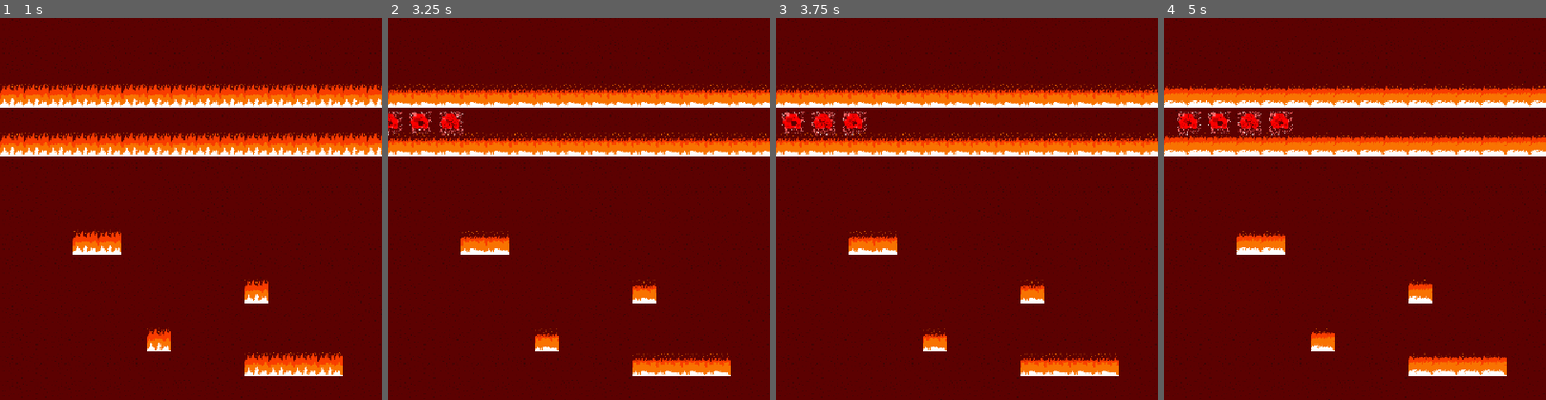
Above: before the commit, frames 1-4 (left to right).
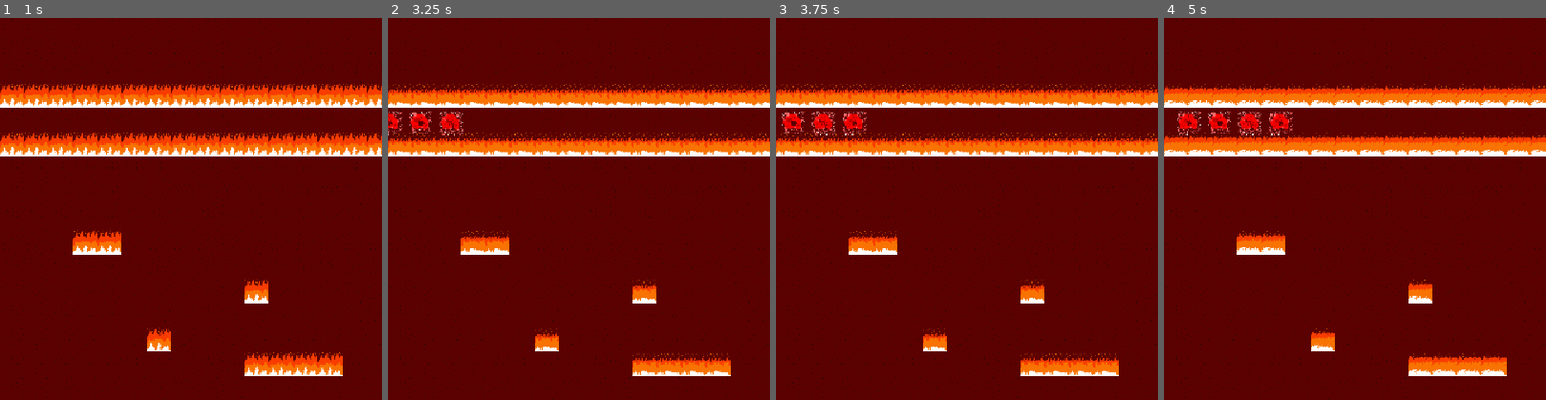
Above: after the commit, the same moments.

Repository: marist-spc/Retro-Tower-Defense
Game: Godot game, scene res://firewall.tscn
Same seed, same stepped clock (60 frames per second), same inputs: the game is played once before the commit and once after it.
Inputs:
- Up to frame 1 (1 s): no input
- Up to frame 2 (3.25 s): no input
- Up to frame 3 (3.75 s): no input
- Up to frame 4 (5 s): no input
The pictures show only the part of the screen within x 0-50%, y 40-90%; the shares and areas given below are measured in that part.

Frame 1 is identical in both runs. In frame 2, 0.1% of the frame differs, in the area x 0-20%, y 24-31%; in frame 3, 0.1%; in frame 4, 0.3%, in the area x 6-34%, y 24-31%.

Commit message:
created changable waves and enemies disappear after  reaching end of path

Diff:
--- a/retro-td/endpoint.tscn
+++ b/retro-td/endpoint.tscn
@@ -46,6 +46,7 @@
 
 [node name="endpoint" type="Area2D" unique_id=935857843]
 scale = Vector2(0.8, 0.8)
+collision_mask = 2
 
 [node name="CollisionShape2D" type="CollisionShape2D" parent="." unique_id=1288031808]
 position = Vector2(9.5, 0)
--- a/retro-td/firewall.tscn
+++ b/retro-td/firewall.tscn
@@ -33,7 +33,7 @@
 
 [sub_resource type="Curve2D" id="Curve2D_nlcc7"]
 _data = {
-"points": PackedVector2Array(0, 0, 0, 0, -7, 533, 0, 0, 0, 0, 1006, 531)
+"points": PackedVector2Array(0, 0, 0, 0, -7, 533, 0, 0, 0, 0, 1037, 534)
 }
 point_count = 2
 
@@ -52,7 +52,7 @@
 
 [node name="PathFollow2D" type="PathFollow2D" parent="Path2D" unique_id=108740713]
 position = Vector2(-7, 533)
-rotation = -0.001974331
+rotation = 0.00095785415
 
 [node name="Hud" parent="." unique_id=1658330229 instance=ExtResource("3_ue4l0")]
 
@@ -65,6 +65,5 @@
 
 [node name="endpoint" parent="." unique_id=935857843 instance=ExtResource("6_gcfbm")]
 position = Vector2(988, 532)
-scale = Vector2(0.8, 0.8)
 
 [connection signal="timeout" from="SpawnTimer" to="WaveList" method="_on_spawn_timer_timeout"]
--- a/retro-td/main.tscn
+++ b/retro-td/main.tscn
@@ -2,6 +2,7 @@
 
 [ext_resource type="Texture2D" uid="uid://c3blkrrsf7jkv" path="res://tile_sheet_128px_by_128px.png" id="1_ig7tw"]
 [ext_resource type="PackedScene" uid="uid://vndciyfldo0l" path="res://wave_list.tscn" id="2_0xm2m"]
+[ext_resource type="PackedScene" uid="uid://31vsekqt52ig" path="res://endpoint.tscn" id="3_h2yge"]
 
 [sub_resource type="TileSetAtlasSource" id="TileSetAtlasSource_0xm2m"]
 texture = ExtResource("1_ig7tw")
@@ -17,7 +18,7 @@
 
 [sub_resource type="Curve2D" id="Curve2D_ig7tw"]
 _data = {
-"points": PackedVector2Array(0, 0, 0, 0, 0, 144, 0, 0, 0, 0, …(293 unchanged characters)… 09, 0, 0, 0, 0, 496, 910, 0, 0, 0, 0, 495, 1015)
+"points": PackedVector2Array(0, 0, 0, 0, 0, 144, 0, 0, 0, 0, …(293 unchanged characters)… 09, 0, 0, 0, 0, 496, 910, 0, 0, 0, 0, 496, 1035)
 }
 point_count = 17
 
@@ -35,3 +36,11 @@
 
 [node name="WaveList" parent="." unique_id=2102804863 node_paths=PackedStringArray("pathAssign") instance=ExtResource("2_0xm2m")]
 pathAssign = NodePath("../TileMapLayer/Path2D/PathFollow2D")
+
+[node name="endpoint" parent="." unique_id=935857843 instance=ExtResource("3_h2yge")]
+position = Vector2(495.99997, 987.99994)
+rotation = 1.5686346
+
+[node name="SpawnTimer" type="Timer" parent="." unique_id=2072539767]
+
+[connection signal="timeout" from="SpawnTimer" to="WaveList" method="_on_spawn_timer_timeout"]
--- a/retro-td/motherboard.tscn
+++ b/retro-td/motherboard.tscn
@@ -3,6 +3,7 @@
 [ext_resource type="Texture2D" uid="uid://cseqdcnw640f6" path="res://Motherboard_tiles (1).png" id="1_ts5x4"]
 [ext_resource type="PackedScene" uid="uid://cx0m8xjqnvq8x" path="res://hud.tscn" id="2_8rlo4"]
 [ext_resource type="PackedScene" uid="uid://vndciyfldo0l" path="res://wave_list.tscn" id="3_n74np"]
+[ext_resource type="PackedScene" uid="uid://31vsekqt52ig" path="res://endpoint.tscn" id="4_w2jd0"]
 
 [sub_resource type="TileSetAtlasSource" id="TileSetAtlasSource_8rlo4"]
 texture = ExtResource("1_ts5x4")
@@ -38,7 +39,7 @@
 
 [sub_resource type="Curve2D" id="Curve2D_ts5x4"]
 _data = {
-"points": PackedVector2Array(0, 0, 0, 0, -1, 942, 0, 0, 0, 0 …(226 unchanged characters)… 40, 0, 0, 0, 0, 788, 141, 0, 0, 0, 0, 1021, 143)
+"points": PackedVector2Array(0, 0, 0, 0, -1, 942, 0, 0, 0, 0 …(226 unchanged characters)… 40, 0, 0, 0, 0, 788, 141, 0, 0, 0, 0, 1045, 143)
 }
 point_count = 14
 
@@ -59,3 +60,10 @@
 
 [node name="WaveList" parent="." unique_id=2102804863 node_paths=PackedStringArray("pathAssign") instance=ExtResource("3_n74np")]
 pathAssign = NodePath("../TileMapLayer/Path2D/PathFollow2D")
+
+[node name="endpoint" parent="." unique_id=935857843 instance=ExtResource("4_w2jd0")]
+position = Vector2(987.99994, 143)
+
+[node name="SpawnTimer" type="Timer" parent="." unique_id=1329883378]
+
+[connection signal="timeout" from="SpawnTimer" to="WaveList" method="_on_spawn_timer_timeout"]
--- a/retro-td/project.godot
+++ b/retro-td/project.godot
@@ -22,6 +22,12 @@
 window/stretch/mode="canvas_items"
 window/stretch/aspect="expand"
 
+[layer_names]
+
+2d_physics/layer_1="world"
+2d_physics/layer_2="enemies"
+2d_physics/layer_3="towers"
+
 [physics]
 
 3d/physics_engine="Jolt Physics"
--- a/retro-td/virus.gd
+++ b/retro-td/virus.gd
@@ -80,3 +80,6 @@
 
 func _on_visible_on_screen_notifier_2d_screen_exited() -> void:
 	queue_free()
+
+func health_zero():
+	pass
--- a/retro-td/virus.tscn
+++ b/retro-td/virus.tscn
@@ -303,6 +303,7 @@
 radius = 14.035668
 
 [node name="Virus" type="CharacterBody2D" unique_id=818495276]
+collision_layer = 2
 script = ExtResource("1_hjiwg")
 
 [node name="AnimatedSprite2D" type="AnimatedSprite2D" parent="." unique_id=355022236]
--- a/retro-td/wave_list.gd
+++ b/retro-td/wave_list.gd
@@ -4,12 +4,19 @@
 
 @export var pathAssign: PathFollow2D
 
-var wave1Array
+var waveNum=1
+
+var wave1Array=[1,1,1,1,1,1,1,2,0]
+var wave2Array=[1,1,2,2,2,3,1,0]
+var wave3Array=[1,4,5,6,6,7,0]
+var wave4Array=[1,2,3,4,5,6,3,7,7,0]
+var wave5Array=[7,4,5,6,2,4,4,0]
+var wave6Array=[1,4,0]
+var wave7Array=[7,7,7,3,0]
 
 
-
-
-
+var waves=[wave1Array,wave2Array,wave3Array,wave4Array,wave5Array,wave6Array,wave7Array,0]
+var WhichWave=waves.pop_front()
 
 # Called when the node enters the scene tree for the first time.
 func _ready() -> void:
@@ -21,10 +28,17 @@
 	pass
 
 func _on_spawn_timer_timeout():
-	var virus = virusProtoype.instantiate()
-	virus.colorType=1
-	virus.path=pathAssign
-	# add the new virus to the scene tree (e.g., Firewall node)
-	add_child(virus)
-	# show the new virus
-	virus.show()
+	if WhichWave!=[0]:
+		var nextEnemy=WhichWave.pop_front()
+		if nextEnemy!=0:
+			var virus = virusProtoype.instantiate()
+			virus.colorType=nextEnemy
+			virus.path=pathAssign
+			# add the new virus to the scene tree (e.g., Firewall node)
+			add_child(virus)
+			# show the new virus
+			virus.show()
+		else:
+			WhichWave=waves.pop_front()
+	else:
+		WhichWave=waves.pop_front()
